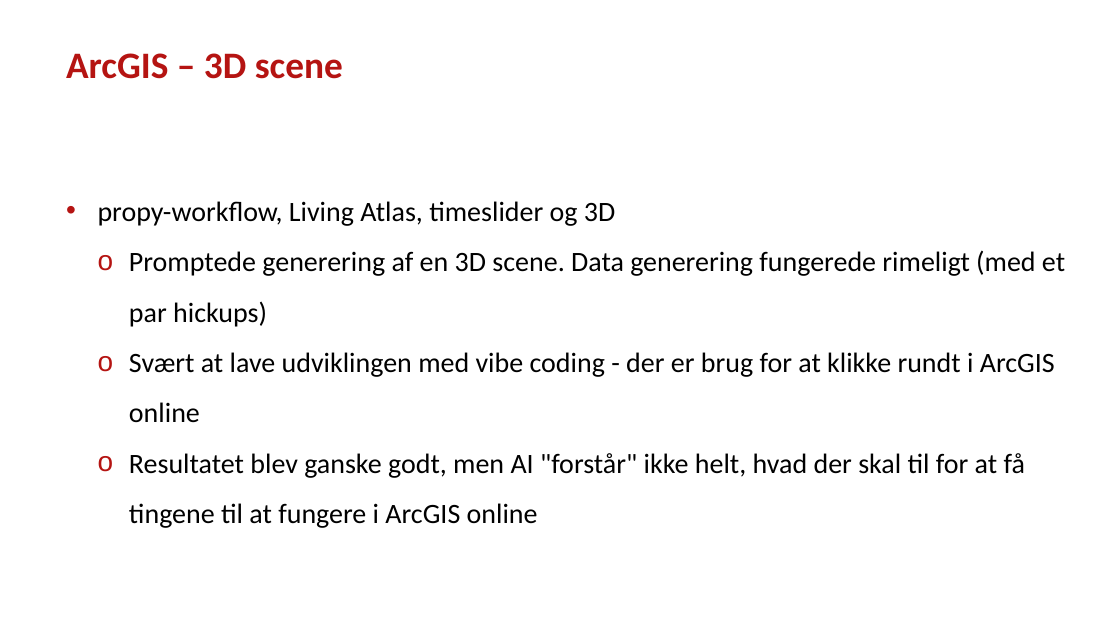
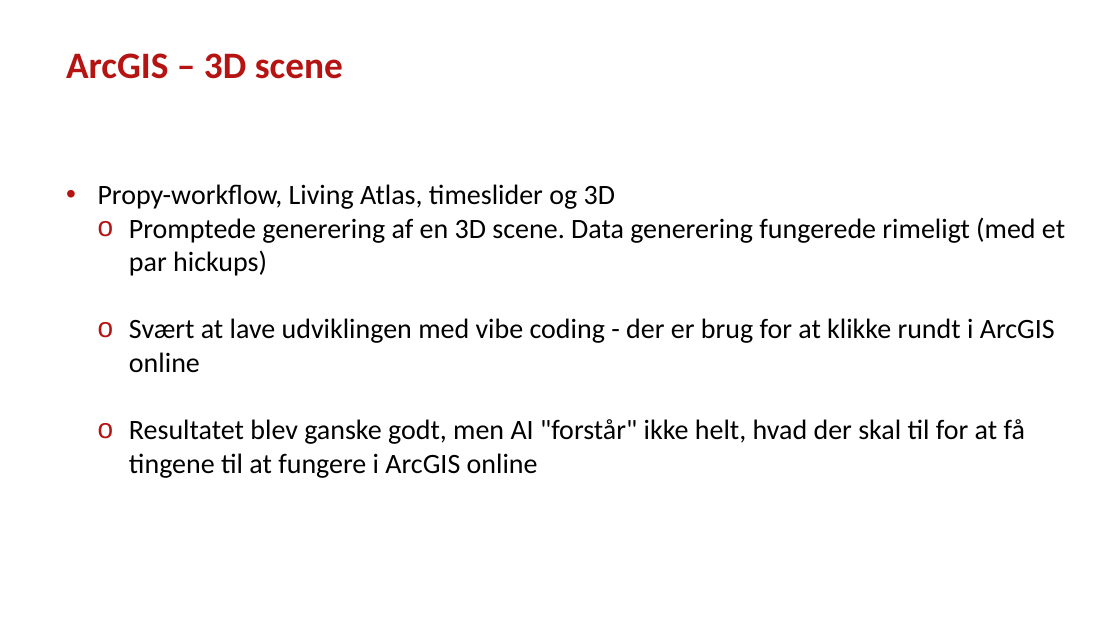
Before and after one commit to steenhulthin/vibe-coding-kortdage-2025, a slide deck: slide 15 of Vibe coding og AI-assisteret udvikling af geodata-dashboards - Steen Hulthin Rasmussen - SSI - 14.11.2025.pptx (slide 14 before the commit). Drawn at 1120x630 pixels with LibreOffice and Linux fonts; fonts in the diff are those of the drawing; background and template pictures are left out. Boxes give left, top, right and bottom in pixels: in the first picture for what was removed or moved away, otherwise in the second. Text is boxed around its words. In the diff, an @@ line names an element or a change of style, - is before the commit and + after.

```diff
--- a/Vibe coding og AI-assisteret udvikling af geodata-dashboards - Steen Hulthin Rasmussen - SSI - 14.11.2025.pptx
+++ b/Vibe coding og AI-assisteret udvikling af geodata-dashboards - Steen Hulthin Rasmussen - SSI - 14.11.2025.pptx
@@ text at [98, 184, 615, 209]: text changed @@
-• propy-workflow, Living Atlas, timeslider og 3D
+• Propy-workflow, Living Atlas, timeslider og 3D
@@ text at [129, 217, 1065, 478]: line spacing 1.5 to 1 @@
```
Also in this commit, not shown: 10 other slides changed, 1 slide added.
